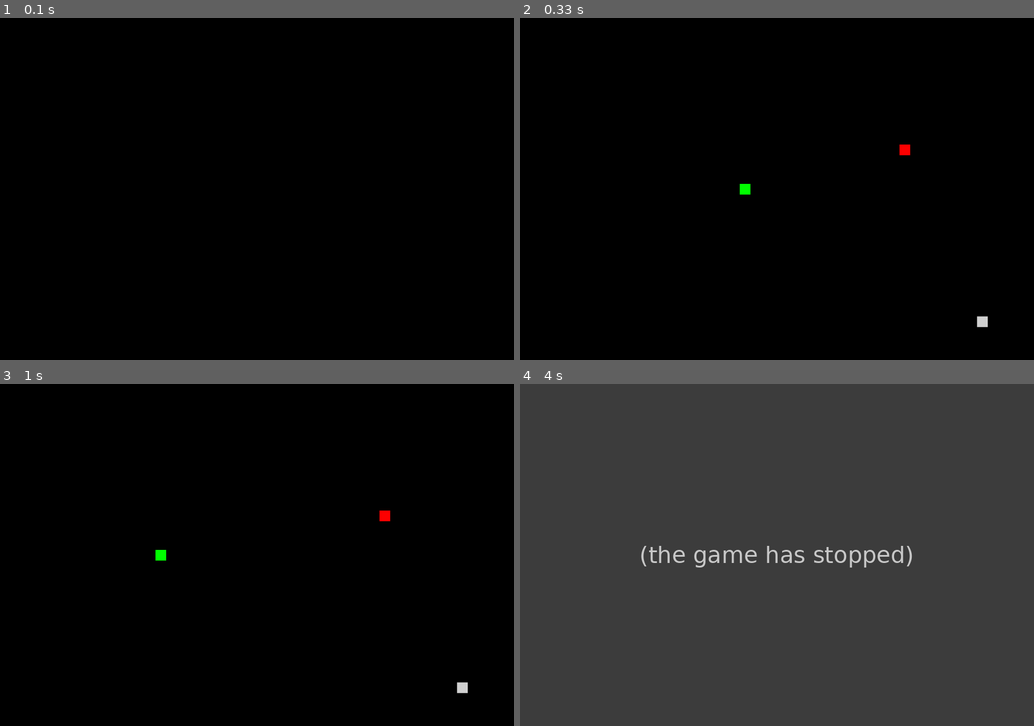
Above: before the commit, frames 1-4 (two rows, left to right).
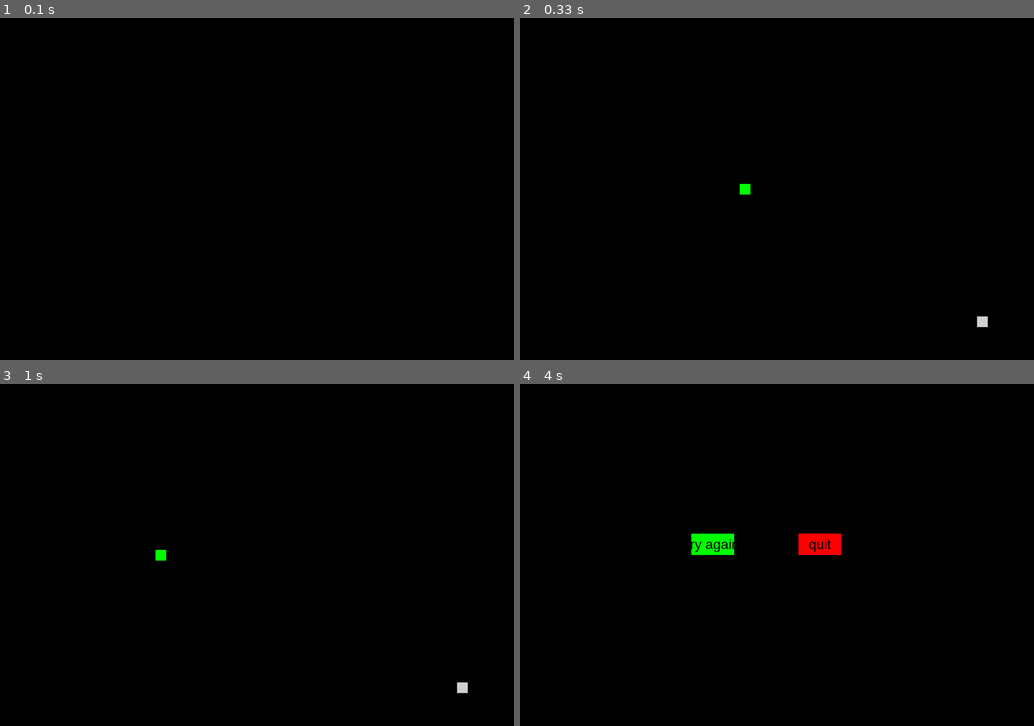
Above: after the commit, the same moments.

Repository: 2som/pygame_Snake
Game: pygame game, started from app.py
The game is run twice, just before and just after one commit, with the same random seed, the same clock (stepped at 60 frames per second) and the same inputs.
Inputs (mouse positions are in pixels of both pictures, inside the frame that each line leads up to):
- Up to frame 1 (0.1 s): no input
- Up to frame 2 (0.33 s): no input
- Up to frame 3 (1 s): click (257, 555) at 0.38 s; hold Right from 0.67 s (still down)
- Up to frame 4 (4 s): release Right at 1.13 s; hold Up 1.17-1.63 s; hold Left 2.17-2.7 s; click (828, 630) at 2.78 s; hold Down 3.07-3.37 s; hold Left 3.4-3.8 s

Frame 1 is identical in both runs. In frame 2, less than 0.1% of the frame differs, in the area x 73-76%, y 37-41%; in frame 3, less than 0.1%; in frame 4, 100%, in the area x 0-100%, y 0-100%.
Before the commit the program exited at 3.8 s; later frames show no game.

Commit message:
Add quit and restart btns

Diff:
--- a/app.py
+++ b/app.py
@@ -1,17 +1,18 @@
-import pygame, sys, random
+import pygame, sys
 
 from Config import Config
 from src.objects.BlockSpawner import BlockSpawner
 from src.objects.Snake import Snake
 from src.objects.BlockFacade import BlockFacade
+from src.components.Button import Button
 
 class App:
     def __init__(self):
         self.rects = []
         self.current_spawned_rect = None
-        self.current_spawned_special_rect = None
         self.setup_settings_and_screen()
         self.initialize_objects()
+        self.state = 1
 
     def setup_settings_and_screen(self):
         pygame.init()
@@ -40,39 +41,52 @@
         self.rects.append(self.snake)
 
         self.spawner = BlockSpawner(self.SETTINGS)
+        self.try_again_btn = Button(
+                    self.SETTINGS.blockConfig.get("colors").get("green"),
+                    self.SETTINGS.screen_width / 2 - 200,
+                    self.SETTINGS.screen_height / 2 - 50,
+                    100,
+                    50,
+                    'try again'
+                )
+        self.quit_button = Button(
+            self.SETTINGS.blockConfig.get("colors").get("red"),
+            self.SETTINGS.screen_width / 2 + 50,
+            self.SETTINGS.screen_height / 2 - 50,
+            100,
+            50,
+            'quit'
+        )
 
     def run(self):
         clock = pygame.time.Clock()
         time = 0
-        special_block_spawn_time = 0
-        duration_of_snake_state_change = 0
         while True:
-            if self.snake.state != 'normal':
-                duration_of_snake_state_change += clock.get_time()
-            time += clock.get_time()
-            special_block_spawn_time += clock.get_time()
-            if time >= 100:
-                if not self.current_spawned_rect:
-                    self.spawn_rect()
-                if not self.current_spawned_special_rect:
-                    self.spawn_special_rect()
+            if self.state == 1:
+                time += clock.get_time()
+                if time >= 100:
+                    if not self.current_spawned_rect:
+                        self.spawn_rect()
+                    self.screen.fill((0, 0, 0))
+                    self.check_events(pygame.event.get())
+                    self.check_collisions()
+                    self.update_screen()
 
+                    time = 0
+
+            else:
                 self.screen.fill((0, 0, 0))
+                self.try_again_btn.draw(self.screen)
+                self.quit_button.draw(self.screen)
+
                 self.check_events(pygame.event.get())
-                self.check_collisions()
-                self.update_screen()
-                pygame.display.flip()
-                time = 0
-            if duration_of_snake_state_change >= 1000:
-                self.snake.reset_state()
-                duration_of_snake_state_change = 0
 
-            if special_block_spawn_time >= 5000:
-                self.rects = list(filter(lambda x: self.current_spawned_special_rect != x, self.rects))
-                self.current_spawned_special_rect = None
-                special_block_spawn_time = 0
 
+
+
+            pygame.display.flip()
             clock.tick(100)
+
 
     def check_events(self, events):
         for event in events:
@@ -87,6 +101,12 @@
                     self.snake.set_moving_direction('up')
                 elif event.key == pygame.K_DOWN:
                     self.snake.set_moving_direction('down')
+
+            if event.type == pygame.MOUSEBUTTONDOWN:
+                if self.try_again_btn.isOver(pygame.mouse.get_pos()):
+                    self.restart()
+                elif self.quit_button.isOver(pygame.mouse.get_pos()):
+                    sys.exit()
 
     def update_screen(self):
         if not self.current_spawned_rect:
@@ -107,12 +127,10 @@
 
     def check_collisions(self):
         if self.snake.eats_himself():
-            print("snake eats himself")
-            sys.exit()
+            self.state = 0
 
         if (self.snake_is_outside_of_screen()):
-            print("snake outside")
-            sys.exit()
+            self.state = 0
 
         if self.snake.head.rect.colliderect(self.current_spawned_rect.rect):
             self.rects = list(filter(lambda x: self.current_spawned_rect != x, self.rects))
@@ -121,27 +139,11 @@
             self.rects.append(new_snake_part)
             self.current_spawned_rect = None
 
-
-        if self.snake.head.rect.colliderect(self.current_spawned_special_rect):
-            self.rects = list(filter(lambda x: self.current_spawned_special_rect != x, self.rects))
-            self.snake.eat(self.current_spawned_special_rect)
-            self.current_spawned_special_rect = None
-
-    def spawn_special_rect(self):
-        type = random.choice(['slowdown', 'speedup'])
-
-        if type == 'slowdown':
-            self.current_spawned_special_rect = self.blockFacade.createSlowDownBlock()
-            self.spawner.spawn_block(self.current_spawned_special_rect)
-            self.rects.append(self.current_spawned_special_rect)
-
-        elif type == 'speedup':
-            self.current_spawned_special_rect = self.blockFacade.createSpeedUpBlock()
-            self.spawner.spawn_block(self.current_spawned_special_rect)
-            self.rects.append(self.current_spawned_special_rect)
-
-    def restart():
-        pass
+    def restart(self):
+        self.rects = []
+        self.current_spawned_rect = None
+        self.initialize_objects()
+        self.state = 1
 
     def snake_is_outside_of_screen(self):
         return (self.snake.head.rect.x > self.SETTINGS.screen_width or
@@ -149,5 +151,4 @@
                 self.snake.head.rect.y > self.SETTINGS.screen_height or
                 self.snake.head.rect.y < 0)
 
-
 App().run()
--- /dev/null
+++ b/src/components/Button.py
@@ -0,0 +1,25 @@
+import pygame
+
+class Button:
+    def __init__(self, color, x,y, width, height, text=''):
+        self.color = color
+        self.x = x
+        self.y = y
+        self.width = width
+        self.height = height
+        self.text = text
+
+    def draw(self, screen):
+        pygame.draw.rect(screen, self.color, (self.x, self.y, self.width, self.height), 0)
+
+        if self.text != '':
+            font = pygame.font.SysFont('arial', 32)
+            text = font.render(self.text, 1, (0, 0, 0))
+            screen.blit(text, (self.x + (self.width / 2 - text.get_width() / 2), self.y + (self.height / 2 - text.get_height() / 2)))
+
+    def isOver(self, pos):
+        if pos[0] > self.x and pos[0] < self.x + self.width:
+            if pos[1] > self.y and pos[1] < self.y + self.height:
+                return True
+
+        return False
--- a/src/objects/BlockFacade.py
+++ b/src/objects/BlockFacade.py
@@ -1,7 +1,5 @@
-from src.objects.SpeedUpBlock import SpeedUpBlock
 from src.objects.Block import Block
 from src.objects.MovableBlock import MovableBlock
-from src.objects.SlowDownBlock import SlowDownBlock
 
 
 class BlockFacade:
@@ -14,9 +12,3 @@
 
     def createMovableBlock(self, x=0, y=0):
         return MovableBlock(self.blockConfig, x, y)
-
-    def createSlowDownBlock(self, x=0, y=0):
-        return SlowDownBlock(self.blockConfig, x, y)
-
-    def createSpeedUpBlock(self, x=0, y=0):
-        return SpeedUpBlock(self.blockConfig, x, y)
--- a/src/objects/MovableBlock.py
+++ b/src/objects/MovableBlock.py
@@ -5,15 +5,14 @@
         super().__init__(blockConfig, x, y)
         self.prev_x = 0
         self.prev_y = 0
+        self.blockConfig = blockConfig
         self.color = blockConfig.get("colors").get("green")
 
     def update_position(self, x, y):
         if not all(
             map(lambda x: isinstance(x, int), [x, y])):
             raise TypeError
-
         self.save_previous_position()
-
         self.rect.centerx = x
         self.rect.centery = y
 
--- a/src/objects/SlowDownBlock.py
+++ /dev/null
@@ -1,11 +0,0 @@
-from src.objects.Block import Block
-
-class SlowDownBlock(Block):
-    def __init__(self, blockConfig, x=0, y=0):
-        super().__init__(blockConfig, x, y)
-        self.color = blockConfig.get("colors").get("red")
-
-    def __eq__(self, object):
-        if not isinstance(object, SlowDownBlock):
-            return False
-        return self.rect.centerx == object.rect.centerx and self.rect.centery == object.rect.centery
--- a/src/objects/Snake.py
+++ b/src/objects/Snake.py
@@ -1,6 +1,4 @@
 from src.objects.MovableBlock import MovableBlock
-from src.objects.SlowDownBlock import SlowDownBlock
-from src.objects.SpeedUpBlock import SpeedUpBlock
 
 class Snake:
     def __init__(self, screen, movableBlock, speed):
@@ -9,7 +7,6 @@
         self.moving_direction = 'left'
         self.body = [self.head]
         self.speed = speed
-        self.state = 'normal'
 
     def set_moving_direction(self, direction):
         if not isinstance(direction, str):
@@ -54,13 +51,6 @@
         if isinstance(block, MovableBlock):
             self.body.append(block)
             return
-        if isinstance(block, SlowDownBlock):
-            self.slow_down()
-            return
-        if isinstance(block, SpeedUpBlock):
-            self.speed_up()
-            return
-
         raise TypeError("I don't know how to eat that.")
 
     def eats_himself(self):
@@ -88,42 +78,6 @@
 
         return True
 
-    def speed_up(self):
-        if self.state == 'accelerated':
-            return
-
-        if self.state == 'slowed':
-            self.state = 'normal'
-            self.speed += 50
-            return
-
-        if self.state == 'normal':
-            self.state = 'accelerated'
-            self.speed += 50
-            return
-
-
-    def slow_down(self):
-        if self.state == 'slowed':
-            return
-
-        if self.state == 'accelerated':
-            self.state = 'normal'
-            self.speed -= 20
-            return
-
-        if self.state == 'normal':
-            self.state = 'slowed'
-            self.speed -= 20
-            return
-
-    def reset_state(self):
-        if self.state == 'slowed':
-            self.speed += 20
-        elif self.state == 'accelerated':
-            self.speed -= 20
-        self.state == 'normal'
-
     def _move_up(self):
         self.head.rect.centery -= self.speed
 
--- a/src/objects/SpeedUpBlock.py
+++ /dev/null
@@ -1,11 +0,0 @@
-from src.objects.Block import Block
-
-class SpeedUpBlock(Block):
-    def __init__(self, blockConfig, x=0, y=0):
-        super().__init__(blockConfig, x, y)
-        self.color = blockConfig.get("colors").get("blue")
-
-    def __eq__(self, object):
-        if not isinstance(object, SpeedUpBlock):
-            return False
-        return self.rect.centerx == object.rect.centerx and self.rect.centery == object.rect.centery
--- a/tests/TestSnake.py
+++ b/tests/TestSnake.py
@@ -110,40 +110,5 @@
 
         assert snake.get_moving_direction() == 'left'
 
-    def test_snake_slows_down(self):
-        snake = self.there_is_snake_object()
-        snake.speed = 50
-
-        snake.slow_down()
-
-        assert snake.speed == 30 and snake.state == 'slowed'
-
-    def test_snake_is_not_slowing_down_when_already_slowed_down(self):
-        snake = self.there_is_snake_object()
-        snake.speed = 50
-        snake.state = 'accelerated'
-
-        snake.slow_down()
-
-        assert snake.speed == 50 and snake.state == 'slowed'
-
-    def test_snake_speeds_up(self):
-        snake = self.there_is_snake_object()
-        snake.speed = 50
-
-        snake.speed_up()
-
-        assert snake.speed == 70 and snake.state == 'accelerated'
-
-    def test_snake_is_not_speeding_up_when_already_speeded_up(self):
-        snake = self.there_is_snake_object()
-        snake.speed = 50
-        snake.state = 'accelerated'
-
-        snake.speed_up()
-
-        assert snake.speed == 50 and snake.state == 'accelerated'
-
-
     def there_is_snake_object(self):
         return Snake(mocks.ScreenFixture(),  MovableBlock(mocks.blockConfig, 100, 100), 50)
